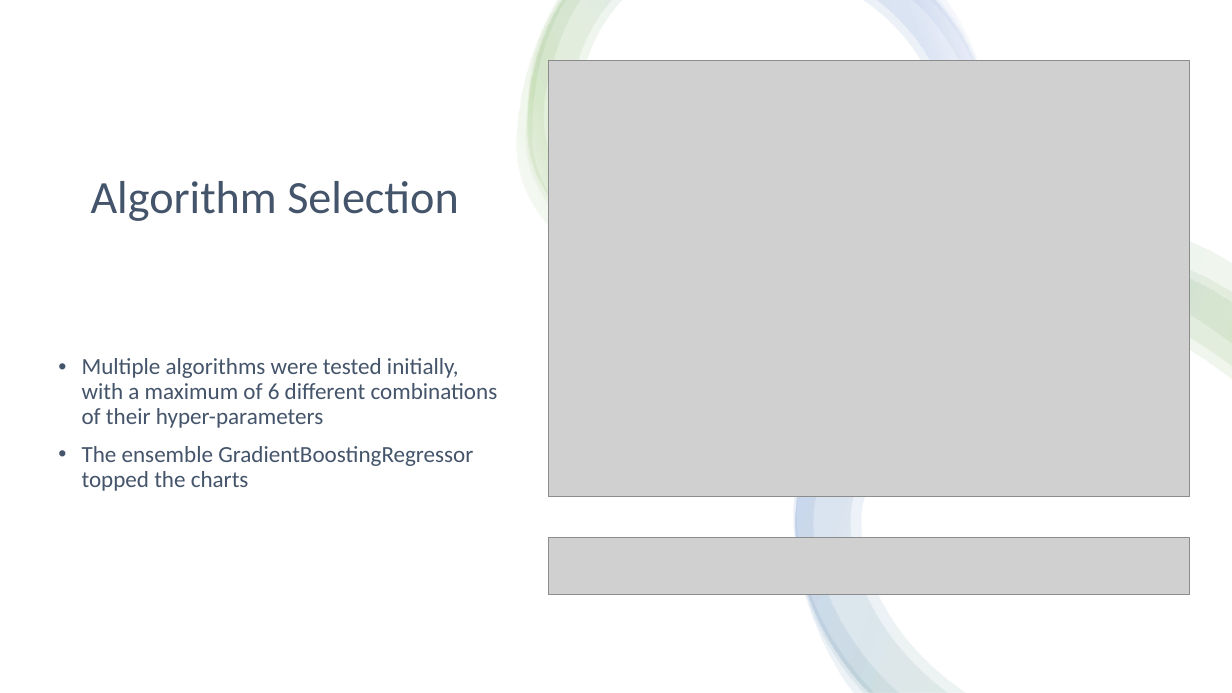
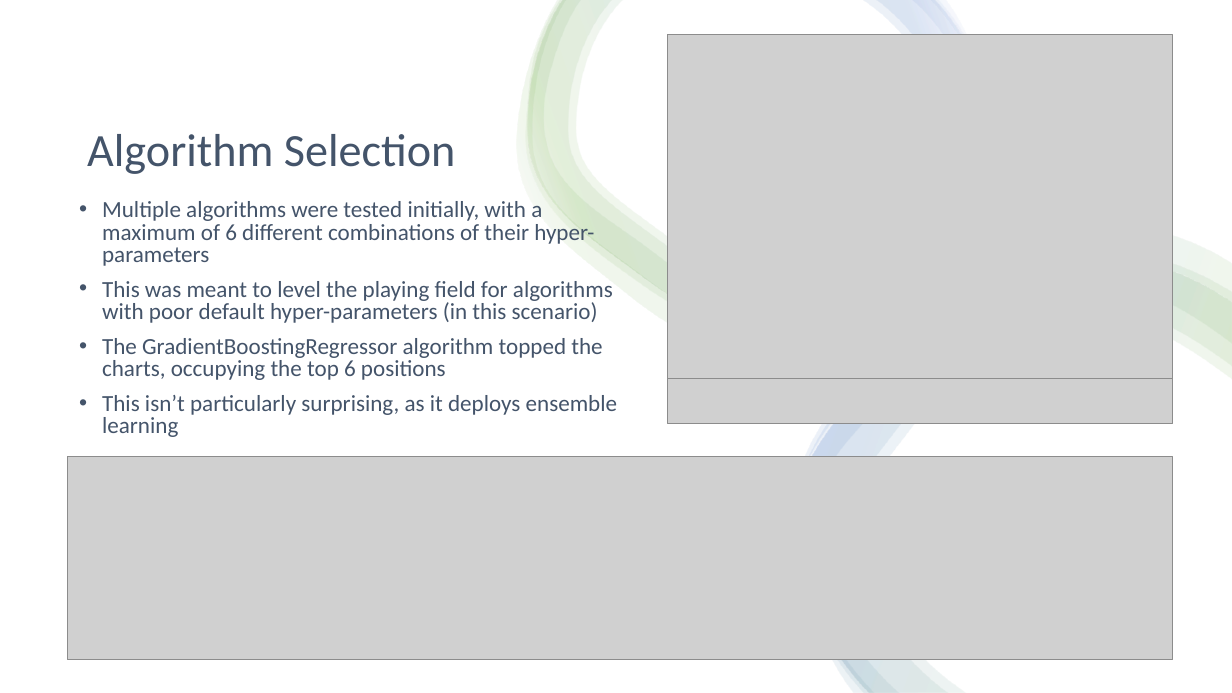
Before and after one commit to ethanolx/Mushrooms-Housing-py, a slide deck: slide 5 of doc/regression-highlights.pptx. Drawn at 1232x693 pixels with LibreOffice and Linux fonts; fonts in the diff are those of the drawing; grey boxes stand for pictures. Boxes give left, top, right and bottom in pixels: in the first picture for what was removed or moved away, otherwise in the second. Text is boxed around its words. In the diff, an @@ line names an element or a change of style, - is before the commit and + after.

```diff
--- a/doc/regression-highlights.pptx
+++ b/doc/regression-highlights.pptx
@@ title "Algorithm Selection": place and size @@
-title "Algorithm Selection" at (91,181,459,221)
+title "Algorithm Selection" at (87,134,456,174)
@@ picture: place and size @@
-picture at (548,61,1189,497)
+picture at (667,35,1173,379)
@@ text "Multiple algorithms were tested initially, ...": place and size @@
-text "Multiple algorithms were tested initially, ..." at (82,358,498,491)
+text "Multiple algorithms were tested initially, ..." at (102,201,617,437)
@@ text at (102,201,594,266): line spacing 0.9 to 0.8 @@
@@ text at (102,281,617,437): text changed @@
-• The ensemble GradientBoostingRegressor topped the charts
+• This was meant to level the playing field for algorithms with poor default hyper-parameters (in this scenario)
+• The GradientBoostingRegressor algorithm topped the charts, occupying the top 6 positions
+• This isn’t particularly surprising, as it deploys ensemble learning
@@ picture: place and size @@
-picture at (548,537,1189,594)
+picture at (667,378,1173,423)
@@ picture added at (67,457,1173,660) @@
```
Also in this commit, not shown: 7 other slides changed, 1 slide added, 2 slides removed, 6 other files.
